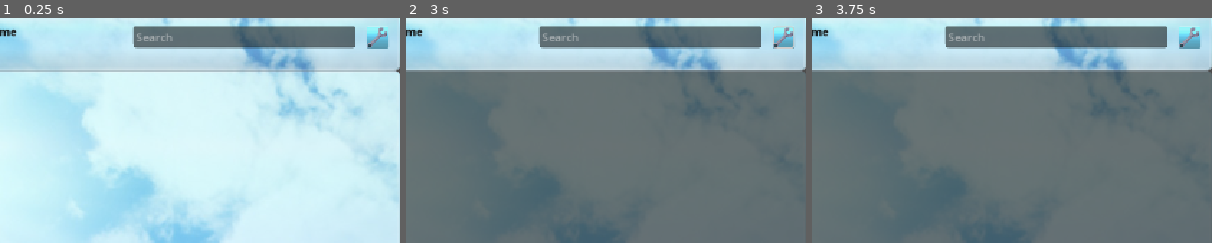
Above: before the commit, frames 1-3 (left to right).
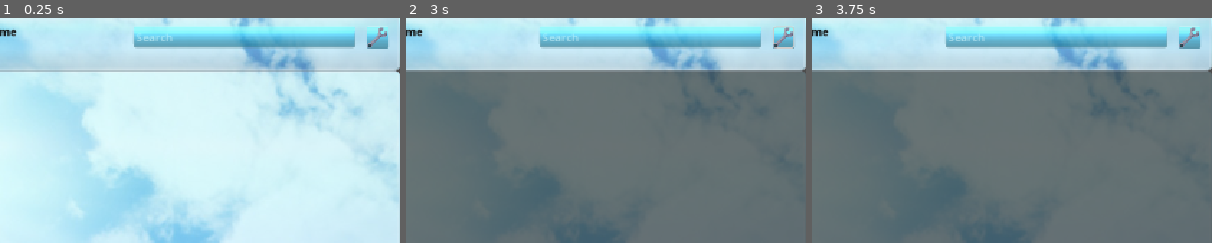
Above: after the commit, the same moments.

Repository: ATMACAELUM/WeatherAero
Game: Godot game, scene res://main.tscn
Two runs of this game, one before a commit and one after it. Both use one fixed random seed, a clock stepped at 60 frames per second and the inputs below.
Inputs (mouse positions are % of the whole screen's width and height, from its top left):
- Up to frame 1 (0.25 s): no input
- Up to frame 2 (3 s): click (3, 7) at 0.5 s; click (3, 7) at 1.25 s; click (3, 7) at 2 s; click (97, 7) at 2.75 s
- Up to frame 3 (3.75 s): click "Enable Scroll Carosel" at 3.5 s
The pictures show only the part of the screen within x 50-100%, y 3-53%; the shares and areas given below are measured in that part.

The runs differ from the first frame. In frame 1, 5.7% of the frame differs, in the area x 33-89%, y 3-14%; in frame 2, 5.7%; in frame 3, 5.7%.
Error after the commit: Invalid operands 'Nil' and 'String' in operator '+'. (res://scripts/weather_display.gd:81)

Commit message:
.

Diff:
--- a/main.tscn
+++ b/main.tscn
@@ -52,6 +52,27 @@
 corner_radius_bottom_right = 8
 corner_radius_bottom_left = 8
 
+[sub_resource type="ShaderMaterial" id="ShaderMaterial_ycdy4"]
+shader = ExtResource("7_5vw27")
+shader_parameter/panel_size = Vector2(320, 31)
+shader_parameter/glass_color = Color(0.15, 0.75, 0.95, 1)
+shader_parameter/highlight_color = Color(0.85, 1, 1, 1)
+shader_parameter/border_color = Color(0.85, 1, 1, 1)
+shader_parameter/opacity = 0.85
+shader_parameter/border_width = 2.0
+shader_parameter/corner_top_left = 6.0
+shader_parameter/corner_top_right = 6.0
+shader_parameter/corner_bottom_right = 6.0
+shader_parameter/corner_bottom_left = 6.0
+shader_parameter/gloss = 1.0
+shader_parameter/reflection = 1.0
+shader_parameter/gradient_strength = 1.0
+shader_parameter/highlight_position = 0.18
+shader_parameter/highlight_size = 0.65
+shader_parameter/shine_position = 0.035
+shader_parameter/shine_thickness = 0.025
+shader_parameter/shine_strength = 0.65
+
 [sub_resource type="ShaderMaterial" id="ShaderMaterial_dg77c"]
 shader = ExtResource("7_5vw27")
 shader_parameter/panel_size = Vector2(400, 200)
@@ -143,7 +164,7 @@
 script = ExtResource("2_efxa6")
 metadata/_custom_type_script = "uid://ckf0dpnk62se"
 
-[node name="Control" type="Control" parent="." unique_id=140 …(101 unchanged characters)… y_name_label", "todays_weather_label", "settings_button", "settings_display", "weather_bubbles_display", "weather_bubble_container")]
+[node name="Control" type="Control" parent="." unique_id=140 …(101 unchanged characters)… y_name_label", "todays_weather_label", "refresh_button", "settings_button", "settings_display", "weather_bubbles_display", "weather_bubble_container")]
 layout_mode = 3
 anchors_preset = 15
 anchor_right = 1.0
@@ -151,11 +172,12 @@
 grow_horizontal = 2
 grow_vertical = 2
 script = ExtResource("3_dg77c")
-search = NodePath("TopBar/LineEdit")
-multi_location_container = NodePath("ScrollContainer/VBoxContainer")
+search = NodePath("TopBar/Search")
+multi_location_container = NodePath("Bottom/ScrollContainer/VBoxContainer")
 city_name_label = NodePath("TopBar/CityName")
 country_name_label = NodePath("TopBar/CountryName")
 todays_weather_label = NodePath("TopBar/TodaysWeather")
+refresh_button = NodePath("TopBar/Panel/Refresh")
 settings_button = NodePath("TopBar/Panel3/Settings")
 settings_display = NodePath("Bottom/Settings")
 weather_bubbles_display = NodePath("Bottom/WeatherBubbles")
@@ -166,12 +188,14 @@
 layout_mode = 0
 offset_right = 1152.0
 offset_bottom = 96.0
+mouse_filter = 2
 theme_override_styles/panel = SubResource("StyleBoxFlat_yf5fn")
 
 [node name="TextureRect" type="TextureRect" parent="Control/TopBar" unique_id=1145720908]
 layout_mode = 0
 offset_right = 40.0
 offset_bottom = 40.0
+mouse_filter = 2
 texture = ExtResource("4_5vw27")
 
 [node name="Panel2" type="Panel" parent="Control/TopBar" unique_id=1840347486]
@@ -185,7 +209,8 @@
 mouse_filter = 2
 theme_override_styles/panel = SubResource("StyleBoxFlat_g4v7s")
 
-[node name="LineEdit" type="LineEdit" parent="Control/TopBar" unique_id=14705206]
+[node name="Search" type="LineEdit" parent="Control/TopBar" unique_id=14705206]
+material = SubResource("ShaderMaterial_ycdy4")
 layout_mode = 0
 offset_left = 768.0
 offset_top = 32.0
@@ -246,6 +271,7 @@
 anchors_preset = -1
 anchor_right = 1.0
 anchor_bottom = 1.0
+mouse_filter = 1
 theme_override_styles/normal = SubResource("StyleBoxFlat_ycdy4")
 theme_override_styles/pressed = SubResource("StyleBoxFlat_efxa6")
 theme_override_styles/hover = SubResource("StyleBoxFlat_dg77c")
@@ -269,13 +295,15 @@
 [node name="Panel" type="Panel" parent="Control/TopBar" unique_id=145072604]
 material = SubResource("ShaderMaterial_dg77c")
 layout_mode = 1
-anchors_preset = 15
-anchor_right = 1.0
-anchor_bottom = 1.0
-offset_left = 16.0
-offset_top = 32.0
-offset_right = -1104.0
-offset_bottom = -32.0
+anchors_preset = -1
+anchor_left = 0.014
+anchor_top = 0.41700003
+anchor_right = 0.042000003
+anchor_bottom = 0.66700006
+offset_left = -0.12800026
+offset_top = -8.0320015
+offset_right = -0.3840027
+offset_bottom = -0.03200531
 grow_horizontal = 2
 grow_vertical = 2
 mouse_filter = 2
@@ -288,6 +316,7 @@
 anchor_bottom = 1.0
 grow_horizontal = 2
 grow_vertical = 2
+mouse_filter = 1
 theme_override_styles/normal = SubResource("StyleBoxFlat_ycdy4")
 theme_override_styles/pressed = SubResource("StyleBoxFlat_efxa6")
 theme_override_styles/hover = SubResource("StyleBoxFlat_dg77c")
@@ -314,6 +343,7 @@
 offset_top = 96.0
 offset_right = 1152.0
 offset_bottom = 648.0
+mouse_filter = 2
 theme_override_styles/panel = SubResource("StyleBoxFlat_lquwl")
 
 [node name="TextureRect" type="TextureRect" parent="Control/Bottom" unique_id=1819073712]
@@ -348,6 +378,20 @@
 layout_mode = 2
 size_flags_horizontal = 3
 size_flags_vertical = 3
+mouse_filter = 2
+
+[node name="ScrollContainer" type="ScrollContainer" parent="Control/Bottom" unique_id=834294164]
+layout_mode = 0
+offset_left = 800.0
+offset_top = -16.0
+offset_right = 1056.0
+offset_bottom = 480.0
+
+[node name="VBoxContainer" type="VBoxContainer" parent="Control/Bottom/ScrollContainer" unique_id=221684113]
+layout_mode = 2
+size_flags_horizontal = 3
+size_flags_vertical = 3
+mouse_filter = 2
 
 [node name="Settings" type="Panel" parent="Control/Bottom" unique_id=1522617427 node_paths=PackedStringArray("enable_carousel_button")]
 visible = false
@@ -357,6 +401,7 @@
 anchor_bottom = 1.0
 grow_horizontal = 2
 grow_vertical = 2
+mouse_filter = 2
 script = ExtResource("12_dg77c")
 enable_carousel_button = NodePath("CheckButton")
 
@@ -407,15 +452,3 @@
 offset_right = 407.0
 offset_bottom = 463.0
 text = "https://frutigeraeroarchive.org/"
-
-[node name="ScrollContainer" type="ScrollContainer" parent="Control" unique_id=834294164]
-layout_mode = 0
-offset_left = 800.0
-offset_top = 80.0
-offset_right = 1056.0
-offset_bottom = 576.0
-
-[node name="VBoxContainer" type="VBoxContainer" parent="Control/ScrollContainer" unique_id=221684113]
-layout_mode = 2
-size_flags_horizontal = 3
-size_flags_vertical = 3
--- a/scripts/location_manager.gd
+++ b/scripts/location_manager.gd
@@ -6,7 +6,7 @@
 
 const LOAD_URL = "https://ipwho.is/"
 const SEARCH_URL = "https://geocoding-api.open-meteo.com/v1/search?name="
-const SEARCH_URL_END = "&count=10&language=en&format=json"
+const SEARCH_URL_END = "&count=20&language=en&format=json"
 
 @onready var req: HTTPRequest = HTTPRequest.new()
 
@@ -40,6 +40,9 @@
 	country_code = ""
 	longitude = ""
 	latitude = ""
+
+func refresh():
+	location_set.emit(latitude, longitude)
 
 func get_search_location(search):
 	var res = req.request(SEARCH_URL + str(search).capitalize() + SEARCH_URL_END)
--- a/scripts/weather_display.gd
+++ b/scripts/weather_display.gd
@@ -8,6 +8,7 @@
 @export var city_name_label: Label
 @export var country_name_label: Label
 @export var todays_weather_label: Label
+@export var refresh_button: Button
 @export var settings_button: Button
 @export var settings_display: Control
 @export var weather_bubbles_display: Control
@@ -23,6 +24,7 @@
 	var wm = get_tree().get_first_node_in_group("weather_manager") as WeatherManager
 	if wm:
 		wm.weather_updated.connect(_on_weather_updated)
+	refresh_button.pressed.connect(_on_refresh)
 	search.text_submitted.connect(_on_search_submit)
 	gui_input.connect(_on_gui_input)
 	settings_button.pressed.connect(_on_settings_pressed)
@@ -32,6 +34,11 @@
 	if event is InputEventMouseButton:
 		if event.button_index == 1 or event.button_index == 2:
 			_clear_multiple()
+
+func _on_refresh():
+	var lm = get_tree().get_first_node_in_group("location_manager") as LocationManager
+	if lm == null: return
+	lm.refresh()
 
 
 func _on_search_submit(txt: String):
@@ -79,6 +86,7 @@
 	for each in weather_bubble_container.get_children():
 		each.queue_free()
 
+
 func _on_weather_updated(weather):
 	_clear_weather_bubbles()
 	if weather == null or weather.is_empty(): return
--- a/weather_bubble.tscn
+++ b/weather_bubble.tscn
@@ -70,6 +70,7 @@
 size_flags_horizontal = 4
 size_flags_vertical = 4
 offset_transform_enabled = true
+mouse_filter = 2
 theme_override_styles/normal = SubResource("StyleBoxFlat_7mycd")
 script = ExtResource("1_0vdqu")
 time_label = NodePath("Time")
@@ -88,6 +89,7 @@
 anchor_bottom = 1.0
 grow_horizontal = 2
 grow_vertical = 2
+mouse_filter = 2
 theme_override_styles/panel = SubResource("StyleBoxFlat_efxa6")
 
 [node name="Button" type="Button" parent="." unique_id=472704895]
